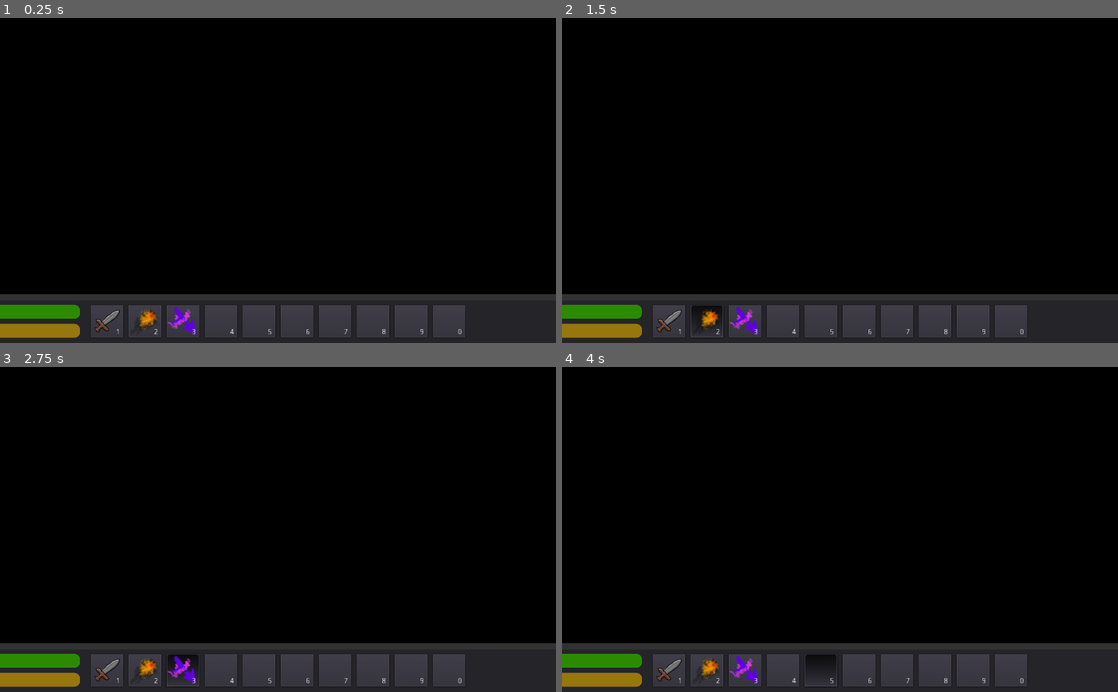
Above: before the commit, frames 1-4 (two rows, left to right).
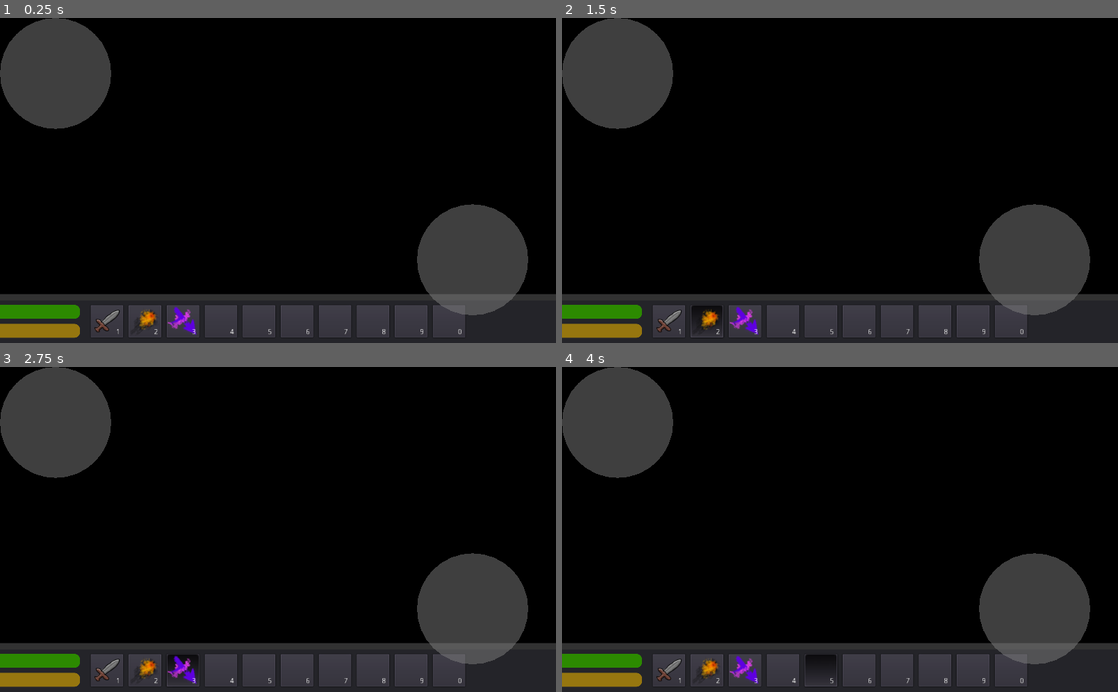
Above: after the commit, the same moments.

Repository: nicola-sorace/TerrainTest
Game: Godot game, scene res://Main.tscn
The game is run twice, just before and just after one commit, with the same random seed, the same clock (stepped at 60 frames per second) and the same inputs.
Inputs:
- Up to frame 1 (0.25 s): no input
- Up to frame 2 (1.5 s): click "1" at 0.5 s; click "2" at 1.25 s
- Up to frame 3 (2.75 s): click "3" at 2 s
- Up to frame 4 (4 s): click "4" at 2.75 s; click "5" at 3.5 s

The runs differ from the first frame. In frame 1, 11% of the frame differs, in the area x 0-95%, y 0-92%; in frame 2, 11%; in frame 3, 11%; in frame 4, 11%.

Commit message:
Added joysticks for mobile gameplay

Diff:
--- a/HUD.tscn
+++ b/HUD.tscn
@@ -1,9 +1,10 @@
-[gd_scene load_steps=28 format=2]
+[gd_scene load_steps=29 format=2]
 
 [ext_resource path="res://materials/Camera_shader.tres" type="Material" id=1]
 [ext_resource path="res://gui/QuestGradient.tres" type="StyleBox" id=2]
 [ext_resource path="res://fonts/black_chancery.TTF" type="DynamicFontData" id=3]
 [ext_resource path="res://scripts/QuestList.gd" type="Script" id=4]
+[ext_resource path="res://scripts/Joystick.gd" type="Script" id=5]
 
 [sub_resource type="GDScript" id=1]
 script/source = "extends Control
@@ -37,7 +38,8 @@
 
 func play_sound(s):
 	audio.set_stream(SOUNDS[s])
-	audio.play()"
+	audio.play()
+"
 
 [sub_resource type="GradientTexture" id=2]
 
@@ -293,7 +295,6 @@
 }
 
 [node name="QuestList" type="Tree" parent="."]
-editor/display_folded = true
 anchor_bottom = 1.0
 margin_top = 200.0
 margin_right = 300.0
@@ -320,7 +321,6 @@
 }
 
 [node name="PlayerStatus" type="Panel" parent="."]
-editor/display_folded = true
 anchor_left = 0.5
 anchor_top = 1.0
 anchor_right = 0.5
@@ -359,7 +359,6 @@
 percent_visible = false
 
 [node name="Actions" type="Panel" parent="."]
-editor/display_folded = true
 anchor_left = 0.5
 anchor_top = 1.0
 anchor_right = 0.5
@@ -386,7 +385,6 @@
 script = SubResource( 11 )
 
 [node name="Spellbar" type="Panel" parent="."]
-editor/display_folded = true
 anchor_left = 0.5
 anchor_top = 1.0
 anchor_right = 0.5
@@ -413,7 +411,6 @@
 script = SubResource( 15 )
 
 [node name="ActorTooltip" type="Panel" parent="."]
-editor/display_folded = true
 margin_left = 546.431
 margin_top = 53.4037
 margin_right = 766.431
@@ -449,7 +446,6 @@
 percent_visible = false
 
 [node name="Warning" type="Label" parent="."]
-editor/display_folded = true
 anchor_left = 0.5
 anchor_top = 0.5
 anchor_right = 0.5
@@ -476,3 +472,18 @@
 [node name="Audio" type="AudioStreamPlayer" parent="."]
 volume_db = -15.0
 bus = "GUI"
+
+[node name="JoystickMove" type="ReferenceRect" parent="."]
+margin_right = 40.0
+margin_bottom = 40.0
+script = ExtResource( 5 )
+
+[node name="JoystickCam" type="ReferenceRect" parent="."]
+margin_left = 100.0
+margin_right = 140.0
+margin_bottom = 40.0
+script = ExtResource( 5 )
+__meta__ = {
+"_edit_use_anchors_": false
+}
+X = 0.75
--- a/project.godot
+++ b/project.godot
@@ -61,7 +61,6 @@
 [debug]
 
 gdscript/warnings/unused_variable=false
-gdscript/warnings/unused_class_variable=false
 gdscript/warnings/unused_argument=false
 gdscript/warnings/unused_signal=false
 gdscript/warnings/return_value_discarded=false
--- a/scripts/Camera.gd
+++ b/scripts/Camera.gd
@@ -30,9 +30,18 @@
 func _ready():
 	set_cursor(C_NORMAL)
 
+func _get_terrain_height() -> float:
+	var hit : Dictionary = get_world().get_direct_space_state().intersect_ray(translation + Vector3(0,500,0), translation + Vector3(0,-500,0), [self], 1)
+	if "position" in hit:
+		return hit.position.y
+	return 0.0
+
 func _process(delta):
-
-	if rotating_view or rotating_play:
+	if game.MOBILE:
+		var v = game.hud.get_node("JoystickCam").v
+		dir += v.x*delta * 2
+		ang -= v.y*delta * 2
+	elif rotating_view or rotating_play:
 		var mouse = get_viewport().get_mouse_position()
 		var diff = mouse - last_mouse
 		dir -= diff.x/100
@@ -43,6 +52,7 @@
 	set_translation(Vector3(0, 2, 0))
 	set_rotation(Vector3(ang, dir, 0)-game.player.get_rotation())
 	translate_object_local(Vector3(0, 0, dist))
+	translation.y = max(_get_terrain_height()+2, translation.y)
 
 	if not get_viewport().is_input_handled():
 		update_mouse_hit()
--- a/scripts/Game.gd
+++ b/scripts/Game.gd
@@ -21,6 +21,8 @@
 onready var sun = get_node("/root/root/Sun")
 var time = 0.25
 
+var MOBILE = false
+
 func _ready():
 	randomize()
 	set_time(time)
--- /dev/null
+++ b/scripts/Joystick.gd
@@ -0,0 +1,53 @@
+extends ReferenceRect
+
+# Values expressed as a percentage of screen width:
+export(float) var X = 0.05 # Distance from left edge
+export(float) var Y = 0.05 # Distance from bottom edge
+export(float) var W = 0.2 # Joystick width
+
+var touchID = -1  #Holds touch index, or -1 if inactive.
+var v = Vector2(0,0)
+var rect
+
+signal input
+
+func _ready():
+	connect("draw", self, "paint")
+	update()
+
+func paint():
+	var S = get_viewport_rect().size
+
+	set_position(Vector2( X*S.x, S.y - (W+Y)*S.x ))
+	set_size(Vector2( W*S.x, W*S.x ))
+	rect = get_rect()
+
+	draw_circle(rect.size/2, rect.size.x/2, Color(0.5,0.5,0.5, 0.5))
+	if touchID != -1:
+		draw_circle((Vector2(v.x,-v.y)+Vector2(1,1))*rect.size/2, 100, Color(1,1,1,0.5))
+
+func _input(event):
+	if event is InputEventScreenTouch or event is InputEventScreenDrag and (touchID == event.index or touchID == -1):
+		emit_signal("input")
+		var id = event.index
+		var d = event.position - (rect.position+rect.size/2)
+		var in_circle = d.length() <= rect.size.x/2
+
+		if in_circle and touchID == -1:
+			touchID = event.index
+
+		if touchID == event.index:
+			if in_circle:
+				v = d / (rect.size.x/2)
+			else:
+				v = d.normalized()
+			v.y *= -1
+
+		if event is InputEventScreenTouch:
+			if touchID == -1 and event.pressed and d.length()<rect.size.x/2:
+				touchID = id
+			if id == touchID and not event.pressed:
+				touchID = -1
+				v = Vector2(0,0)
+
+		update()
--- a/scripts/Player.gd
+++ b/scripts/Player.gd
@@ -55,11 +55,16 @@
 	emit_signal("inventory_changed")
 
 func move():
-	var dir = Vector3(
-		Input.get_action_strength("move_right") - Input.get_action_strength("move_left"),
-		Input.get_action_strength("move_up") - Input.get_action_strength("move_down"),
-		Input.get_action_strength("move_backwards") - Input.get_action_strength("move_forwards")
-	)
+	var dir
+	if game.MOBILE:
+		var v = game.hud.get_node("JoystickMove").v
+		dir = Vector3(v.x, 0, -v.y)
+	else:
+		dir = Vector3(
+			Input.get_action_strength("move_right") - Input.get_action_strength("move_left"),
+			Input.get_action_strength("move_up") - Input.get_action_strength("move_down"),
+			Input.get_action_strength("move_backwards") - Input.get_action_strength("move_forwards")
+		)
 
 	#return to_global(dir)-get_translation()  # Move based on player direction
 	return dir.rotated(Vector3(0,1,0), game.cam.dir)  # Move based on camera direction
Not shown, changed: export_presets.cfg
